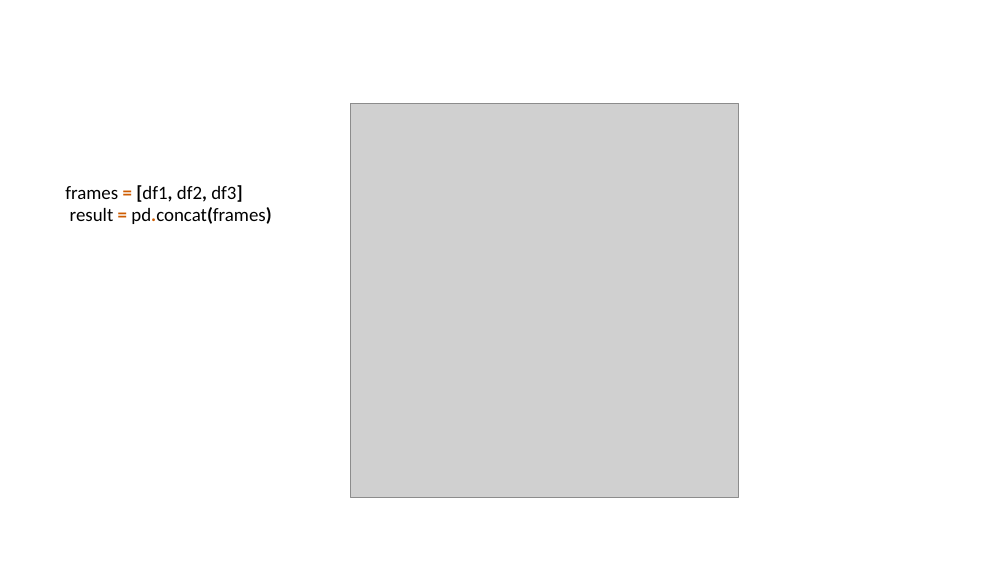
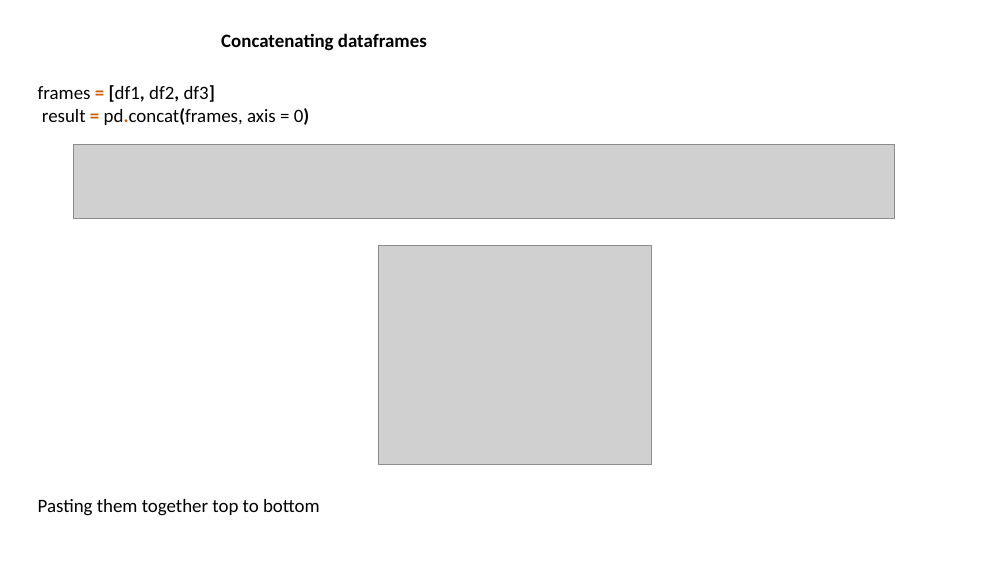
Before and after one commit to nicksavill/DEB_development, a slide deck: slide 5 of Week_5/Joining_merging.pptx (slide 4 before the commit). Drawn at 1008x567 pixels with LibreOffice and Linux fonts; fonts in the diff are those of the drawing; grey boxes stand for pictures. Boxes give left, top, right and bottom in pixels: in the first picture for what was removed or moved away, otherwise in the second. Text is boxed around its words. In the diff, an @@ line names an element or a change of style, - is before the commit and + after.

```diff
--- a/Week_5/Joining_merging.pptx
+++ b/Week_5/Joining_merging.pptx
@@ text added at bbox=[221, 33, 427, 51], 18 pt, text #000000, bold @@
+Concatenating dataframes
@@ text "frames = [df1, df2, df3]": place and size @@
-text "frames = [df1, df2, df3]" at bbox=[65, 185, 271, 224]
+text "frames = [df1, df2, df3]" at bbox=[38, 85, 310, 125]
@@ text at bbox=[42, 108, 310, 125]: text changed @@
-result = pd.concat(frames)
+result = pd.concat(frames, axis = 0)
@@ picture removed at bbox=[350, 104, 739, 498] @@
@@ picture added at bbox=[73, 144, 895, 218] @@
@@ picture added at bbox=[378, 245, 652, 464] @@
@@ text added at bbox=[38, 499, 320, 516], 18 pt, text #000000 @@
+Pasting them together top to bottom
```
Also in this commit, not shown: 3 other slides changed, 10 slides added, 1 slide removed, 18 other files.
